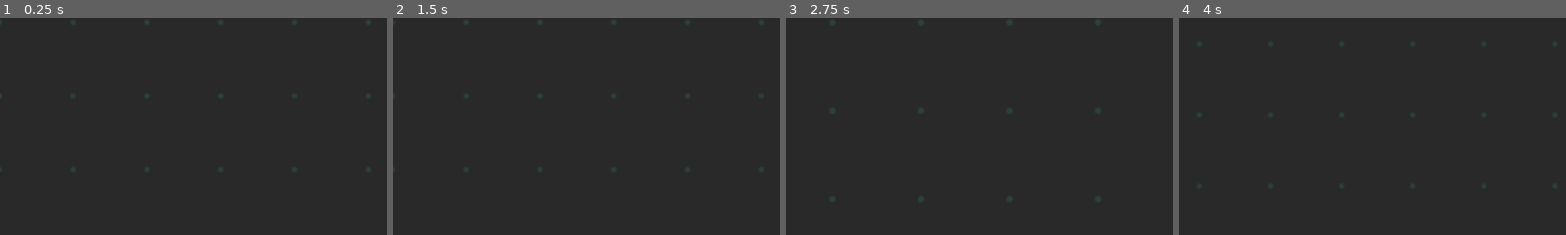
Above: before the commit, frames 1-4 (left to right).
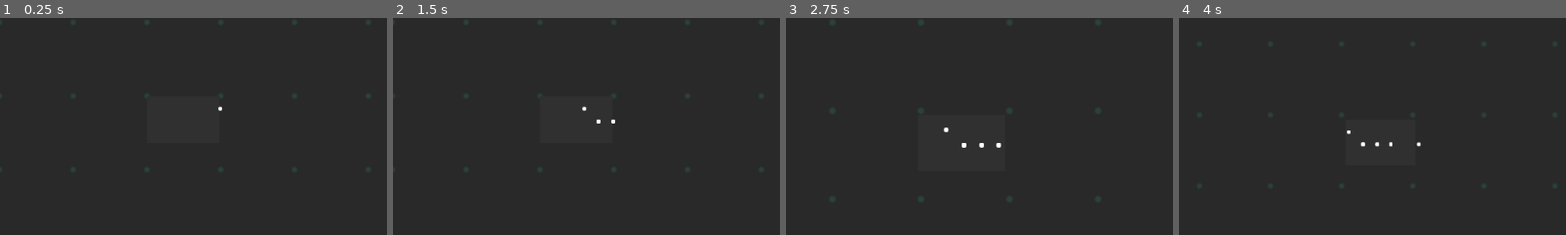
Above: after the commit, the same moments.

Repository: hex358/neuralese-builder
Game: Godot game, scene res://scenes/project.tscn
Same seed, same stepped clock (60 frames per second), same inputs: the game is played once before the commit and once after it.
Inputs (mouse positions are % of the whole screen's width and height, from its top left):
- Up to frame 1 (0.25 s): no input
- Up to frame 2 (1.5 s): tap Enter (ui_accept) at 0.5, 0.6, 0.77, 1.07, 1.25 s; move the mouse to (72, 45) at 0.52 s; click (72, 45) at 0.67 s; drag from (30, 55) to (45, 70) at 1.27 s
- Up to frame 3 (2.75 s): tap Enter (ui_accept) at 2, 2.3 s; move the mouse to (60, 28) at 2.02 s; tap Mouse wheel up (scroll_up) at 2.1 s
- Up to frame 4 (4 s): drag from (45, 70) to (20, 35) at 2.77 s; move the mouse to (80, 65) at 3.52 s; hold Down (down) from 3.53 s (still down); tap Mouse wheel down (scroll_down) at 3.6 s; tap Enter (ui_accept) at 3.77, 3.8 s
The pictures show only the part of the screen within x 31-81%, y 32-82%; the shares and areas given below are measured in that part.

The runs differ from the first frame. In frame 1, less than 0.1% of the frame differs, in the area x 56-58%, y 40-43%; in frame 2, less than 0.1%; in frame 3, 0.1%, in the area x 40-56%, y 50-60%; in frame 4, 0.1%.

Commit message:
.

Diff:
--- a/project.godot
+++ b/project.godot
@@ -21,6 +21,7 @@
 ui="*res://scripts/ui_manager.gd"
 graphs="*res://scripts/graph_manager.gd"
 web="*res://scripts/web.gd"
+sockets="*res://scripts/sockets.gd"
 
 [gui]
 
--- /dev/null
+++ b/resources/circle.tres
@@ -0,0 +1,6 @@
+[gd_resource type="ShaderMaterial" load_steps=2 format=3 uid="uid://da7idancshs4s"]
+
+[ext_resource type="Shader" uid="uid://drrpe3jcut633" path="res://shaders/circle.gdshader" id="1_6ujaa"]
+
+[resource]
+shader = ExtResource("1_6ujaa")
--- /dev/null
+++ b/scenes/circle.tscn
@@ -0,0 +1,8 @@
+[gd_scene load_steps=2 format=3 uid="uid://db45gd3qrpsew"]
+
+[ext_resource type="Material" uid="uid://da7idancshs4s" path="res://resources/circle.tres" id="1_wcjn7"]
+
+[node name="Circle" type="ColorRect"]
+material = ExtResource("1_wcjn7")
+offset_right = 7.0
+offset_bottom = 5.0
--- a/scenes/layer.tscn
+++ b/scenes/layer.tscn
@@ -2,7 +2,7 @@
 
 [ext_resource type="PackedScene" uid="uid://dvy7srp0sk1qm" path="res://scenes/base_graph.tscn" id="1_oobeh"]
 [ext_resource type="Script" uid="uid://deim3p78fm0d5" path="res://scripts/neuron_layer.gd" id="2_2eb8h"]
-[ext_resource type="Script" uid="uid://7nab6wgidrl1" path="res://scenes/unit.gd" id="3_gemti"]
+[ext_resource type="Script" uid="uid://7nab6wgidrl1" path="res://scripts/neuron_unit.gd" id="3_gemti"]
 [ext_resource type="PackedScene" uid="uid://cyyhr5tmi4ljw" path="res://scenes/Connection.tscn" id="3_j0ma4"]
 [ext_resource type="Material" uid="uid://bvlhwv585y83q" path="res://resources/neuron_graph.tres" id="4_3b4h0"]
 [ext_resource type="PackedScene" uid="uid://cbe74hclhjp0e" path="res://scenes/validate.tscn" id="5_3b4h0"]
--- /dev/null
+++ b/scenes/moving_analytics.tscn
@@ -0,0 +1,28 @@
+[gd_scene load_steps=3 format=3 uid="uid://cy68aiofs1yc3"]
+
+[ext_resource type="Script" uid="uid://dm4wur1onqry5" path="res://scripts/moving_analytics.gd" id="1_1nten"]
+[ext_resource type="PackedScene" uid="uid://db45gd3qrpsew" path="res://scenes/circle.tscn" id="2_j3c5y"]
+
+[node name="MovingAnalytics" type="Control"]
+layout_mode = 3
+anchors_preset = 15
+anchor_right = 1.0
+anchor_bottom = 1.0
+grow_horizontal = 2
+grow_vertical = 2
+script = ExtResource("1_1nten")
+move_speed = 0.2
+y_padding = 3
+
+[node name="ColorRect" type="ColorRect" parent="."]
+layout_mode = 0
+offset_right = 108.0
+offset_bottom = 70.0
+color = Color(0.19, 0.19, 0.19, 1)
+
+[node name="Circle" parent="." instance=ExtResource("2_j3c5y")]
+layout_mode = 0
+offset_left = 2.0
+offset_top = 3.0
+offset_right = 8.0
+offset_bottom = 9.0
--- a/scenes/project.gd
+++ /dev/null
@@ -1,9 +0,0 @@
-extends Node2D
-
-func _ready() -> void:
-	var ws = $WebSocketEasy
-	$WebSocketEasy.connect_to("ws://localhost:8000/ws/e4ffa2f59a6f4555aae7110fc6147b6b", func(x: PackedByteArray):
-		print(x.get_string_from_utf8()))
-	#ws.connected.connect(func():
-	#	var graph_payload = {"layers": [784, 256, 10]}
-	#	ws.send_json(graph_payload))
--- a/scenes/project.tscn
+++ b/scenes/project.tscn
@@ -1,6 +1,6 @@
 [gd_scene load_steps=10 format=3 uid="uid://dbgi78pifb8xh"]
 
-[ext_resource type="Script" uid="uid://drad1dm8hrqwt" path="res://scenes/project.gd" id="1_6ipd3"]
+[ext_resource type="Script" uid="uid://drad1dm8hrqwt" path="res://scripts/project.gd" id="1_6ipd3"]
 [ext_resource type="PackedScene" uid="uid://tjiw5jmnnrgh" path="res://scenes/fg.tscn" id="1_djuk3"]
 [ext_resource type="Script" uid="uid://cycf8wrmrdnkj" path="res://scripts/gview.gd" id="2_6ipd3"]
 [ext_resource type="Script" uid="uid://cm2g043jhfcdw" path="res://scripts/storer.gd" id="3_hyn5d"]
@@ -8,7 +8,7 @@
 [ext_resource type="PackedScene" uid="uid://by1briddb0hwg" path="res://scenes/bg.tscn" id="5_sa0gx"]
 [ext_resource type="Script" uid="uid://b4hd7meqnpke2" path="res://scripts/camera_2d.gd" id="6_agq83"]
 [ext_resource type="Script" uid="uid://ddn84p6nhiie0" path="res://scripts/follow_menus.gd" id="7_ioxnp"]
-[ext_resource type="Script" uid="uid://dukj0sbpdo07o" path="res://scripts/sockets.gd" id="8_djuk3"]
+[ext_resource type="PackedScene" uid="uid://cy68aiofs1yc3" path="res://scenes/moving_analytics.tscn" id="9_6ipd3"]
 
 [node name="base" type="Node2D"]
 script = ExtResource("1_6ipd3")
@@ -37,6 +37,11 @@
 follow_viewport_enabled = true
 script = ExtResource("7_ioxnp")
 
-[node name="WebSocketEasy" type="Node" parent="."]
-script = ExtResource("8_djuk3")
-metadata/_custom_type_script = "uid://dukj0sbpdo07o"
+[node name="MovingAnalytics" parent="." instance=ExtResource("9_6ipd3")]
+offset_right = 100.99
+offset_bottom = 100.0
+move_speed = null
+catchup_speed = null
+y_min = null
+y_max = null
+y_padding = null
--- a/scripts/graph_manager.gd
+++ b/scripts/graph_manager.gd
@@ -300,7 +300,7 @@
 func run_request():
 	save()
 	var syntax_tree = get_syntax_tree()
-	await web.post("run", compress_dict_gzip(syntax_tree), true)
+	await web.POST("run", compress_dict_gzip(syntax_tree), true)
 
 
 var graph_types = {
--- /dev/null
+++ b/scripts/moving_analytics.gd
@@ -0,0 +1,102 @@
+extends Control
+class_name MovingAnalytics
+
+@export var move_speed: float = 0.1
+@export var catchup_speed: float = 4.0
+
+@export var y_min: float = 0.0
+@export var y_max: float = 1.0
+@export var y_padding: int = 6
+
+@onready var circle: Control = $Circle
+@onready var plot: ColorRect = $ColorRect
+
+var _points: Dictionary = {}
+
+var _right_time: float = 0.0
+var _right_target: float = 0.0
+var _time_initialized: bool = false
+
+func _ready() -> void:
+	circle.hide()
+	push_input(0.0, 0.8)
+	#push_input(5.0, 0.1)
+
+func push_input(time: float, value: float) -> void:
+	if not _time_initialized:
+		_right_time = time
+		_right_target = time
+		_time_initialized = true
+	else:
+		if time > _right_target:
+			_right_target = time
+
+	var p: Control = circle.duplicate() as Control
+	p.show()
+	add_child(p)
+
+	_points[p] = Vector2(time, value)
+	_position_point(p, time, value)
+
+func _process(delta: float) -> void:
+	if Input.is_action_just_pressed("ui_accept"):
+		push_input(snappedf(_right_target, 1.0), 0.5)
+
+	if not _time_initialized:
+		return
+
+	_right_target += delta
+	var alpha: float = clamp(delta * catchup_speed, 0.0, 1.0)
+	_right_time = lerpf(_right_time, _right_target, alpha)
+
+	var w: float = plot.size.x
+	var h: float = plot.size.y
+	var px_per_sec: float = _px_per_sec(w)
+
+	var to_free: Array = []
+	for p in _points:
+		var tv: Vector2 = _points[p]
+		var x: float = _time_to_x(tv.x, w, px_per_sec)
+		var y: float = _value_to_y(tv.y, h)
+		p.position = plot.position + Vector2(x, y)
+		if x < -$Circle.size.x / 2:
+			to_free.append(p)
+		if x > $ColorRect.size.x + $ColorRect.position.x + $Circle.size.x / 2:
+			p.hide()
+		else:
+			p.show()
+
+	for p in to_free:
+		_points.erase(p)
+		p.queue_free()
+
+func _notification(what: int) -> void:
+	if what == NOTIFICATION_RESIZED and _points.size() > 0:
+		var w: float = plot.size.x
+		var h: float = plot.size.y
+		var px_per_sec: float = _px_per_sec(w)
+		for p in _points.keys():
+			var tv: Vector2 = _points[p]
+			p.position = plot.position + Vector2(_time_to_x(tv.x, w, px_per_sec), _value_to_y(tv.y, h))
+
+func _px_per_sec(width_px: float) -> float:
+	return width_px * move_speed
+
+func _time_to_x(sample_time: float, width_px: float, px_per_sec: float) -> float:
+	var dt: float = _right_time - sample_time
+	return width_px - dt * px_per_sec
+
+func _value_to_y(value: float, height_px: float) -> float:
+	var lo: float = min(y_min, y_max)
+	var hi: float = max(y_min, y_max)
+	var t: float = 0.0
+	if hi != lo:
+		t = clamp((value - lo) / (hi - lo), 0.0, 1.0)
+	var top: float = float(y_padding)
+	var bottom: float = max(0.0, height_px - float(y_padding))
+	return lerp(bottom, top, t)
+
+func _position_point(p: Control, time: float, value: float) -> void:
+	var w: float = plot.size.x
+	var h: float = plot.size.y
+	p.position = plot.position + Vector2(_time_to_x(time, w, _px_per_sec(w)), _value_to_y(value, h))
--- /dev/null
+++ b/scripts/project.gd
@@ -0,0 +1,11 @@
+extends Node2D
+
+
+func _ready() -> void:
+	var a = sockets.connect_to("ws://localhost:8000/ws/a9e177e4283d44b89b3635c9ba43406e", func(x: PackedByteArray):
+		print(x.get_string_from_utf8()))
+
+	#a.connected.connect(func():
+	#	var graph_payload = {"layers": [784, 256, 10]}
+	#	a.send_json(graph_payload))
+	a.closed.connect(print)
--- /dev/null
+++ b/scripts/socket_connection.gd
@@ -0,0 +1,63 @@
+extends Object
+class_name SocketConnection
+
+signal connected
+signal closed(code: int, reason: String, clean: bool)
+signal packet(data: PackedByteArray)
+
+var _ws: WebSocketPeer = WebSocketPeer.new()
+var _url: String
+var _last_state: int = WebSocketPeer.STATE_CLOSED
+var _out_queue: Array[PackedByteArray] = []
+var graceful: bool = false
+
+func _init(url: String, _graceful: bool = true):
+	_url = url; graceful = _graceful
+	var err = _ws.connect_to_url(url)
+	if err != OK:
+		push_error("socket connect_to_url failed: %s" % err)
+
+func _poll() -> void:
+	_ws.poll()
+
+	var state = _ws.get_ready_state()
+	if state != _last_state:
+		if state == WebSocketPeer.STATE_OPEN:
+			for bytes in _out_queue:
+				_ws.send(bytes)
+			_out_queue.clear()
+			connected.emit()
+		elif state == WebSocketPeer.STATE_CLOSED:
+			var code = _ws.get_close_code()
+			var reason = _ws.get_close_reason()
+			closed.emit(code, reason, code != -1)
+		_last_state = state
+
+	if state == WebSocketPeer.STATE_OPEN:
+		while _ws.get_available_packet_count() > 0:
+			var data: PackedByteArray = _ws.get_packet()
+			packet.emit(data)
+			if graceful:
+				var parsed = JSON.parse_string(data.get_string_from_utf8())
+				if parsed and parsed.has("_close_request"):
+					var bytes = JSON.stringify({"_close_confirm": ""}).to_utf8_buffer()
+					_ws.send(bytes)
+
+func send_json(json: Dictionary):
+	send(JSON.stringify(json).to_utf8_buffer())
+
+func send(bytes: PackedByteArray) -> void:
+	if _ws.get_ready_state() == WebSocketPeer.STATE_OPEN:
+		_ws.send(bytes)
+	else:
+		_out_queue.append(bytes)
+
+func close() -> void:
+	match _ws.get_ready_state():
+		WebSocketPeer.STATE_CONNECTING, WebSocketPeer.STATE_OPEN:
+			_ws.close()
+		_:
+			pass
+
+func is_closed() -> bool:
+	return _ws.get_ready_state() == WebSocketPeer.STATE_CLOSED
--- a/scripts/sockets.gd
+++ b/scripts/sockets.gd
@@ -1,57 +1,24 @@
 extends Node
-class_name WebSocketEasy
 
-signal connected
-signal closed(code: int, reason: String, clean: bool)
-
-var _ws: WebSocketPeer = WebSocketPeer.new()
-var _on_message: Callable = Callable()
-var _last_state: int = WebSocketPeer.STATE_CLOSED
-var _queue: Array = []
-
-func connect_to(url: String, on_message: Callable = Callable()) -> void:
-	_on_message = on_message
-	var err := _ws.connect_to_url(url)
-	if err != OK:
-		push_error("socket connect_to_url failed: %s" % err)
-	set_process(true)
-
-func close() -> void:
-	match _ws.get_ready_state():
-		WebSocketPeer.STATE_CONNECTING, WebSocketPeer.STATE_OPEN:
-			_ws.close()
-		_:
-			pass
-	set_process(false)
-
-func send_json(v: Variant) -> void:
-	var text = JSON.stringify(v)
-	if _ws.get_ready_state() == WebSocketPeer.STATE_OPEN:
-		_ws.send_text(text)
-	else:
-		_queue.append({"text": text})
+var _conns: Dictionary = {}	# { SocketConnection: true }
 
 func _process(_dt: float) -> void:
-	_ws.poll()
+	var to_del: Array = []
 
-	var state := _ws.get_ready_state()
-	if state != _last_state:
-		if state == WebSocketPeer.STATE_OPEN:
-			# Flush queued outgoing messages.
-			for item in _queue:
-				_ws.send_text(item)
-			_queue.clear()
-			connected.emit()
-		elif state == WebSocketPeer.STATE_CLOSED:
-			var code := _ws.get_close_code()
-			var reason := _ws.get_close_reason()
-			closed.emit(code, reason, code != -1)
-			set_process(false)
-		_last_state = state
+	for conn in _conns.keys():
+		if conn == null:
+			to_del.append(conn)
+			continue
+		conn._poll()
+		if conn.is_closed():
+			to_del.append(conn)
 
-	if state == WebSocketPeer.STATE_OPEN:
-		while _ws.get_available_packet_count() > 0:
-			var data: PackedByteArray = _ws.get_packet()
-			var payload: Variant = data
-			if _on_message.is_valid():
-				_on_message.call(payload)
+	for c in to_del:
+		_conns.erase(c)
+
+func connect_to(url: String, on_packet: Callable = Callable()) -> SocketConnection:
+	var c = SocketConnection.new(url)
+	_conns[c] = true
+	if on_packet.is_valid():
+		c.packet.connect(on_packet)
+	return c
--- a/scripts/web.gd
+++ b/scripts/web.gd
@@ -36,10 +36,10 @@
 func _process(delta: float) -> void:
 	pass
 
-func post(page: String, data, bytes: bool = false) -> Dictionary:
+func POST(page: String, data, bytes: bool = false) -> Dictionary:
 	return await _request(api_url + page, data, HTTPClient.METHOD_POST, bytes)
 
-func push_get(page: String) -> Dictionary:
+func GET(page: String) -> Dictionary:
 	return await _request(api_url + page, {}, HTTPClient.METHOD_GET, false)
 
 signal res_dict_assigned(dict: Dictionary)
--- /dev/null
+++ b/shaders/circle.gdshader
@@ -0,0 +1,10 @@
+shader_type canvas_item;
+
+
+void fragment() {
+	vec2 center = vec2(0.5, 0.5);
+	float d = length(UV - center);
+	float aa = max(fwidth(d), 0.005);
+	float mask = 1.0 - smoothstep(0.495 - aa, 0.495 + aa, d);
+	COLOR.a *= mask;
+}
Not shown, added: scripts/moving_analytics.gd.uid
Renamed: scenes/unit.gd -> scripts/neuron_unit.gd
Renamed: scenes/unit.gd.uid -> scripts/neuron_unit.gd.uid
Renamed: scenes/project.gd.uid -> scripts/project.gd.uid
Not shown, added: scripts/socket_connection.gd.uid
Not shown, added: shaders/circle.gdshader.uid
